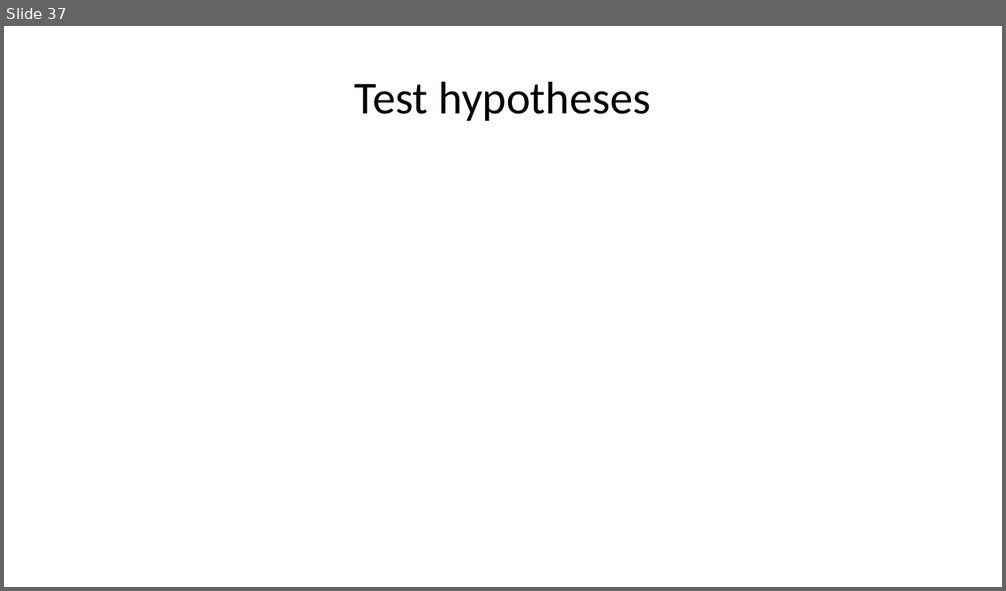
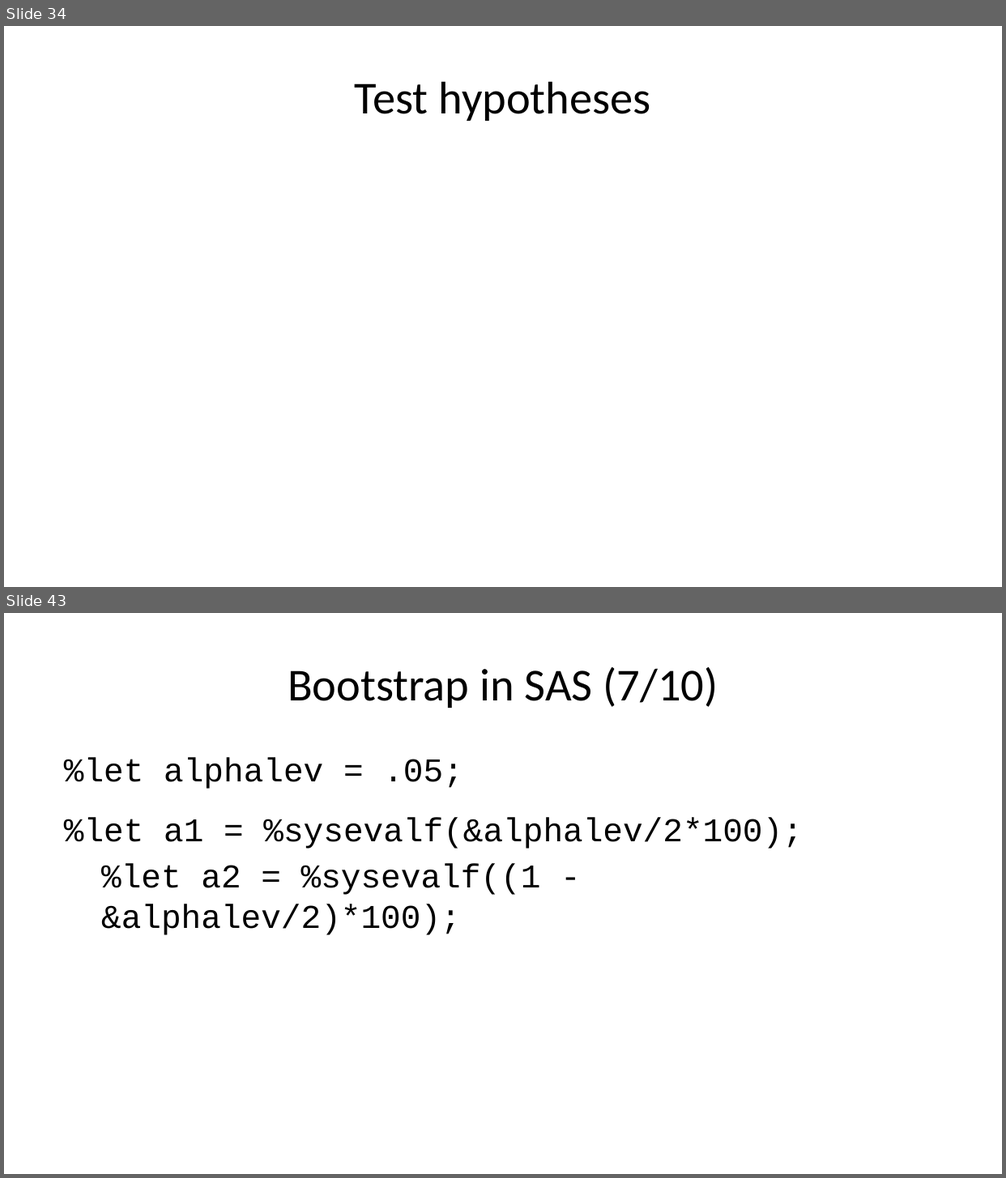
Before and after one commit to pmean/papers-and-presentations, a slide deck: bootstrap/src/bootstrap-slides.pptx. Shown one above the other, each under a label of ours: slide 37 before the commit, slides 34 and 43 after it; the slides between them are not shown. The pictures are 1006x591 and 1006x1178 pixels, drawn with LibreOffice and Linux fonts; fonts in the diff are those of the drawing. Boxes give left, top, right and bottom in pixels: in the first picture for what was removed or moved away, otherwise in the second. Text is boxed around its words. In the diff, an @@ line names an element or a change of style, - is before the commit and + after.

Commit message:
Good first draft of bootstrap talk

```diff
--- a/bootstrap/src/bootstrap-slides.pptx
+++ b/bootstrap/src/bootstrap-slides.pptx
@@ slide 43 added at [4, 613, 1002, 1174], background #FFFFFF @@
@@ title added at [288, 667, 718, 708], 33 pt, text #000000 @@
+Bootstrap in SAS (7/10)
@@ text added at [64, 758, 803, 935], 24 pt, text #000000 @@
+%let alphalev = .05;
+%let a1 = %sysevalf(&alphalev/2*100);
+%let a2 = %sysevalf((1 - &alphalev/2)*100);
@@ what was slide 37 is now slide 34 @@
```
Also in this commit, not shown: 10 slides changed, 26 other slides added, 6 slides removed, 6 other files.
